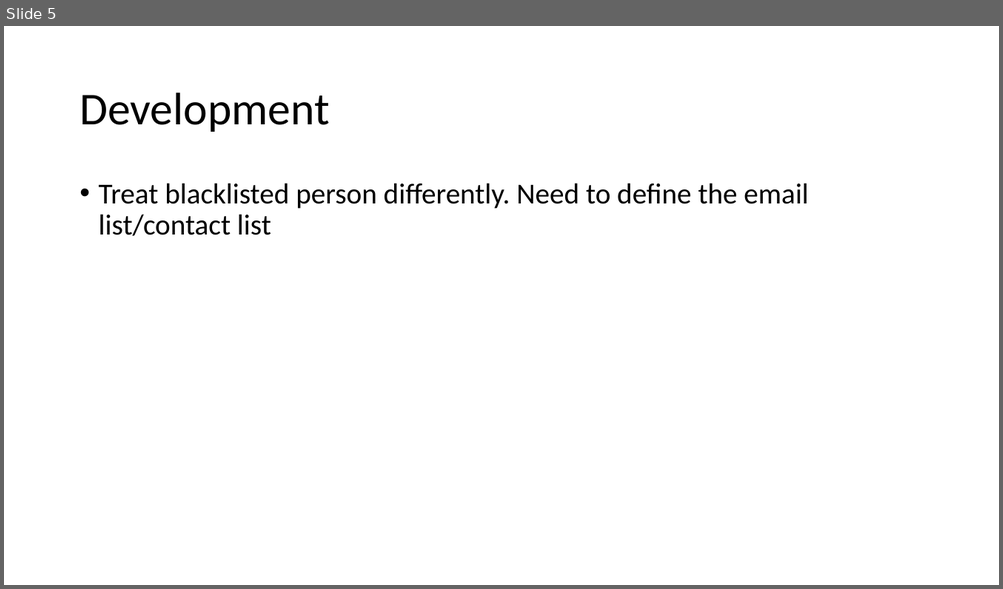
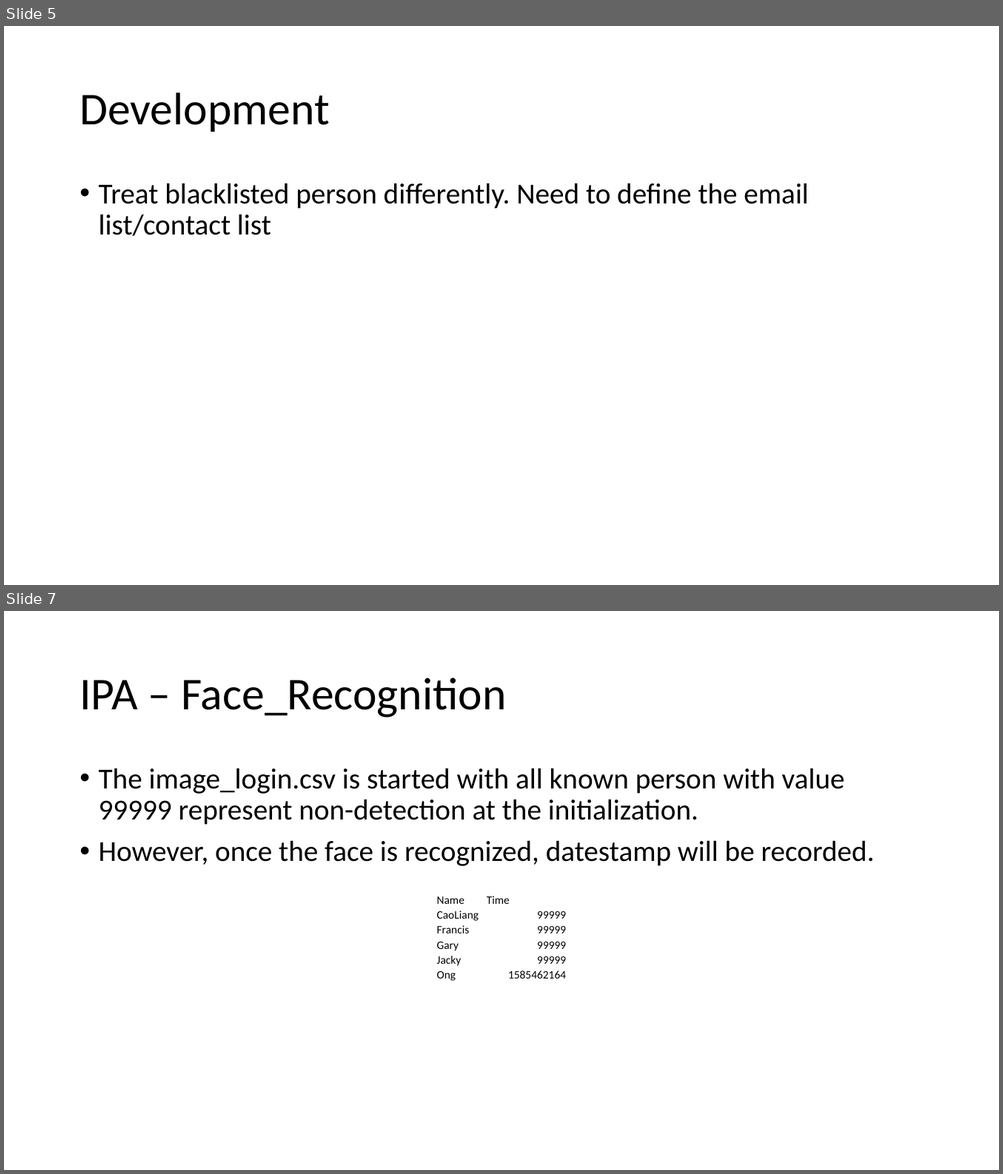
Before and after one commit to optimusium/ipaca, a slide deck: Temperature Screening IPA.pptx. Shown one above the other, each under a label of ours: slide 5 before the commit, slides 5 and 7 after it; the slides between them are not shown. The pictures are 1003x589 and 1003x1174 pixels, drawn with LibreOffice and Linux fonts; fonts in the diff are those of the drawing. Boxes give left, top, right and bottom in pixels: in the first picture for what was removed or moved away, otherwise in the second. Text is boxed around its words. In the diff, an @@ line names an element or a change of style, - is before the commit and + after.

```diff
--- a/Temperature Screening IPA.pptx
+++ b/Temperature Screening IPA.pptx
@@ slide 7 added at [4,611,999,1170], background #FFFFFF @@
@@ title added at [79,678,506,718], 44 pt, text #000000 @@
+IPA – Face_Recognition
@@ text added at [99,768,874,866], 28 pt, text #000000 @@
+• The image_login.csv is started with all known person with value 99999 represent non-detection at the initialization.
+• However, once the face is recognized, datestamp will be recorded.
@@ table added at [436,893,566,984], 6 rows, 2 columns @@
+Name | Time
+CaoLiang | 99999
+Francis | 99999
+Gary | 99999
+Jacky | 99999
+Ong | 1585462164
```
Also in this commit, not shown: 4 other slides added.
